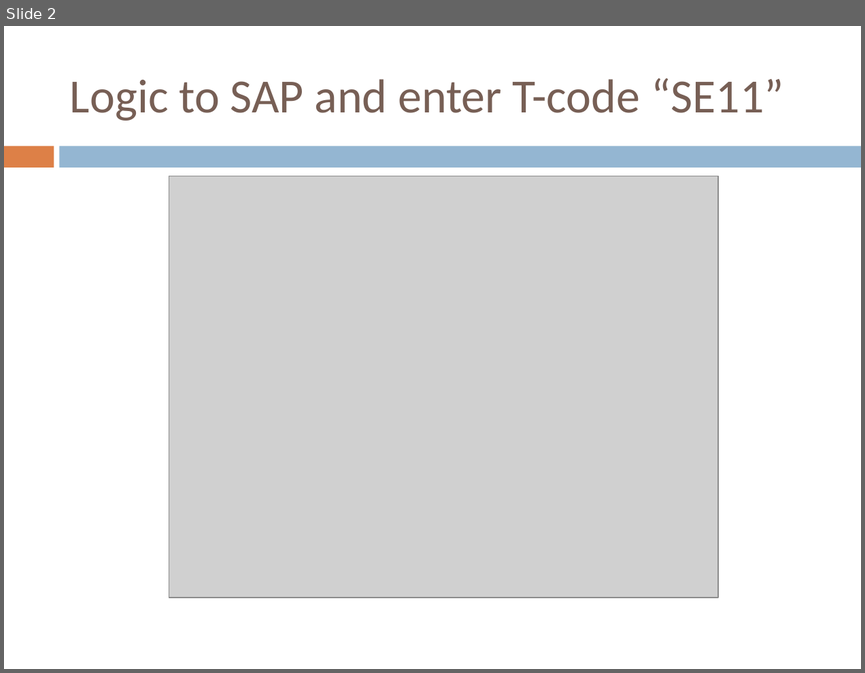
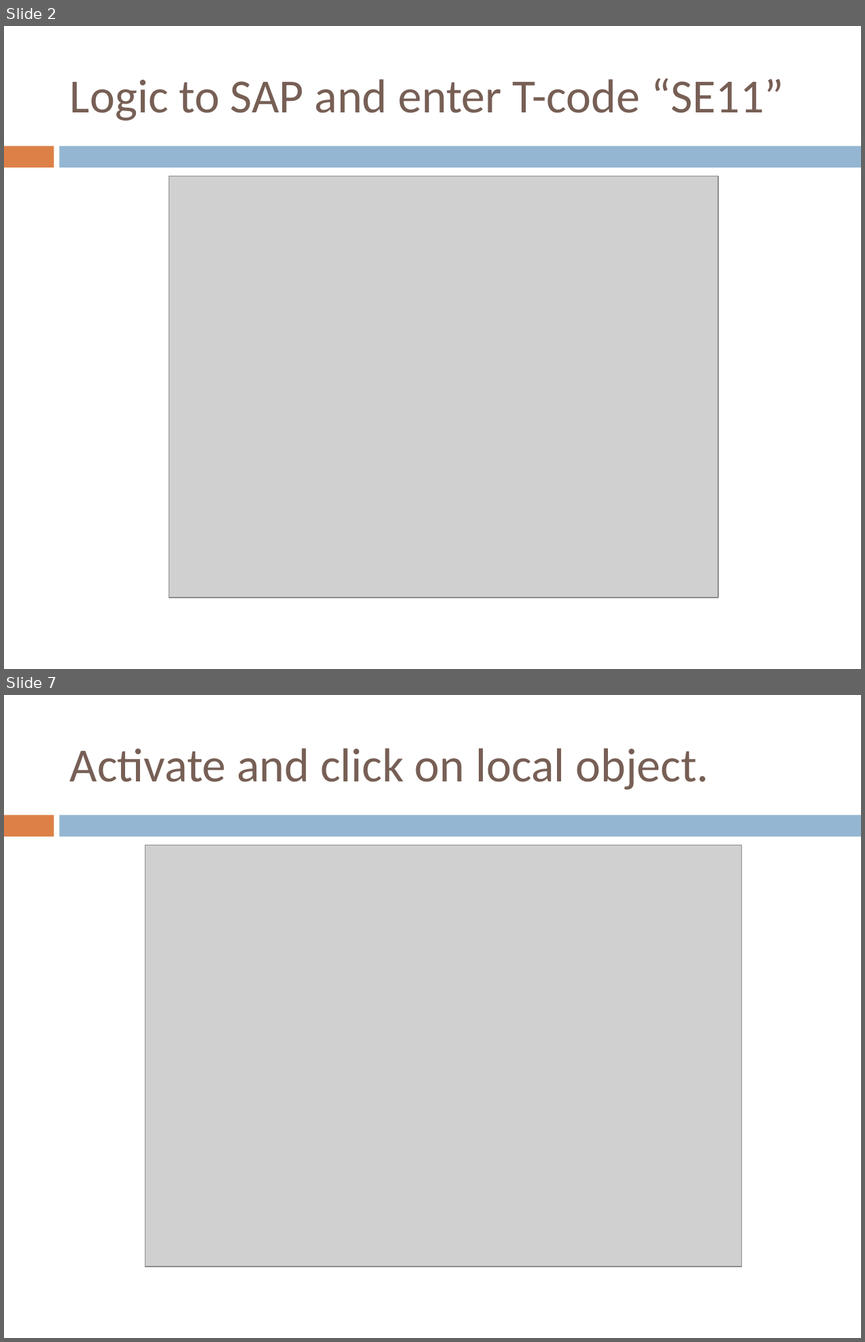
Before and after one commit to mparab01/SAP_HANA, a slide deck: 04. Extract the data through ECC system.pptx. Shown one above the other, each under a label of ours: slide 2 before the commit, slides 2 and 7 after it; the slides between them are not shown. The pictures are 865x673 and 865x1342 pixels, drawn with LibreOffice and Linux fonts; fonts in the diff are those of the drawing; grey boxes stand for pictures. Boxes give left, top, right and bottom in pixels: in the first picture for what was removed or moved away, otherwise in the second. Text is boxed around its words. In the diff, an @@ line names an element or a change of style, - is before the commit and + after.

```diff
--- a/04. Extract the data through ECC system.pptx
+++ b/04. Extract the data through ECC system.pptx
@@ slide 7 added at <box>4,695,861,1338</box>, background #FFFFFF; not listed: 2 template elements that a slide beside it also shows @@
@@ title added at <box>70,748,709,790</box>, 40 pt, text #775F55 @@
+Activate and click on local object.
@@ picture added at <box>145,845,742,1266</box> @@
```
Also in this commit, not shown: 1 slide changed, 18 other slides added, 4 other files.
